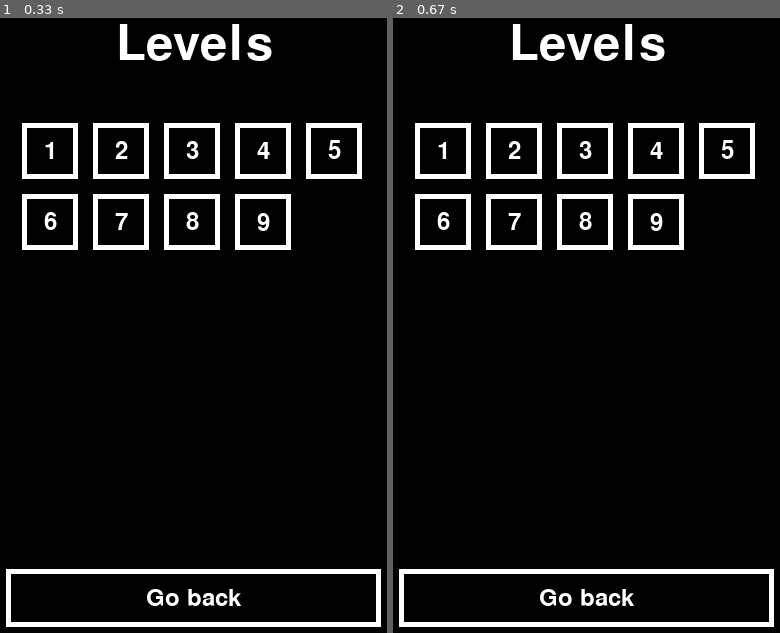
Above: before the commit, frames 1-2 (left to right).
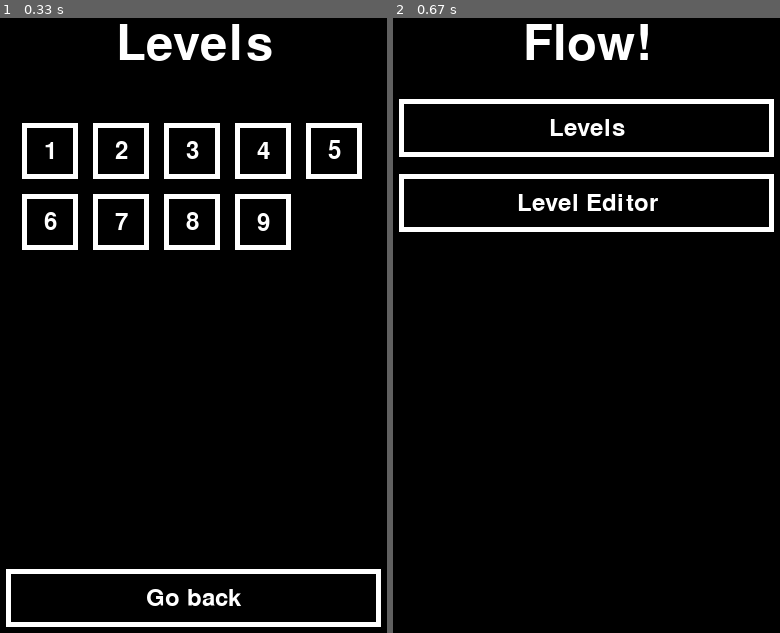
Above: after the commit, the same moments.

Repository: edvinalestig/flow-pygame
Game: pygame game, started from main.py
Two runs of this game, one before a commit and one after it. Both use one fixed random seed, a clock stepped at 60 frames per second and the inputs below.
Inputs (mouse positions are in pixels of both pictures, inside the frame that each line leads up to):
- Up to frame 1 (0.33 s): no input
- Up to frame 2 (0.67 s): click (586, 596) at 0.38 s

Frame 1 is identical in both runs. In frame 2, 9.9% of the frame differs, in the area x 1-99%, y 0-100%.

Commit message:
Moving from levels back to main now working

Diff:
--- a/menu.py
+++ b/menu.py
@@ -1,4 +1,5 @@
 import pygame, sys, math, json
+import levels
 
 class Menu():
     def __init__(self, main):
@@ -12,8 +13,8 @@
         self.menu = "main"
 
         # self.drawMainMenu()
-        rectangles = self.drawLevelsMenu()
-        self.eventman = EventManager(rectangles)
+        self.rectangles = self.drawLevelsMenu()
+        self.eventman = EventManager()
         self.mainLoop()
 
 
@@ -25,16 +26,25 @@
                     sys.exit()
 
                 # Send event to the event manager.
-                self.eventman.processEvent(event, self.menu)
+                response = self.eventman.processEvent(event, self.menu, self.rectangles)
+                if response == "back":
+                    self.rectangles = self.drawMainMenu()
 
             # Update the screen.
             pygame.display.flip()
 
+    def clearScreen(self):
+        self.rectangles = []
+        s = pygame.Rect((0, 0), self.screenSize)
+        pygame.draw.rect(self.screen, (0,0,0), s)
+
 
     def drawMainMenu(self):
+        self.clearScreen()
+
         self.menu = "menu"
         self.caption.set_caption("Main Menu")
-        self.rectangles = []
+        rects = []
 
         # Print the header
         font = pygame.font.SysFont("framd.ttf", 72)
@@ -48,8 +58,10 @@
         # End of print header
 
         # Draw buttons
-        self.createMainMenuButton("Levels", 125)
-        self.createMainMenuButton("Level Editor", 200)
+        rects.append(self.createMainMenuButton("Levels", 125))
+        rects.append(self.createMainMenuButton("Level Editor", 200))
+
+        return rects
 
 
 
@@ -72,6 +84,8 @@
 
 
     def drawLevelsMenu(self):
+        self.clearScreen()
+
         self.menu = "levels"
         self.caption.set_caption("Levels")
         self.rectangles = []
@@ -128,18 +142,22 @@
 
 
 class EventManager():
-    def __init__(self, rectangles):
-        self.rectangles = rectangles
+    def __init__(self):
+        pass
 
-    def processEvent(self, event, menu):
+    def processEvent(self, event, menu, rectangles):
         if event.type == pygame.MOUSEBUTTONDOWN:
             pos = pygame.mouse.get_pos()
             print("Mouse pressed")
             if menu == "levels":
-                for i, rectangle in enumerate(self.rectangles):
+                for i, rectangle in enumerate(rectangles):
                     if rectangle.collidepoint(pos):
                         print("Level nr " + str(i))
-                        return i
+
+                        if i == len(rectangles)-1:
+                            return "back"
+                        else:
+                            return lambda: levels.getLevel(lambda: i)
 
             elif menu == "main":
                 pass
